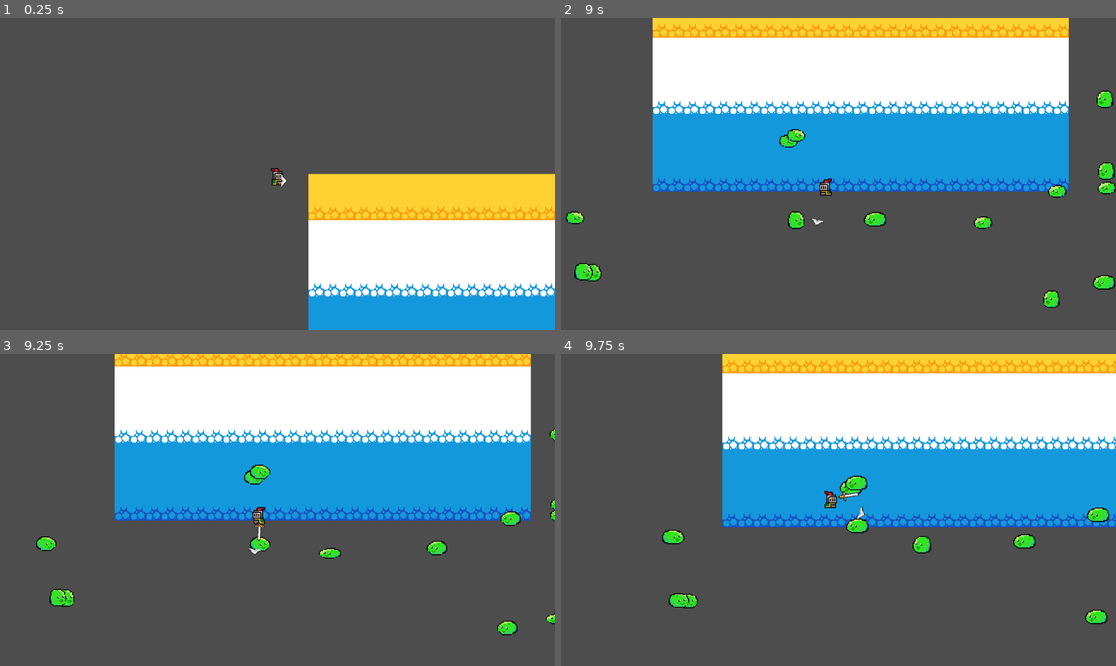
Above: before the commit, frames 1-4 (two rows, left to right).
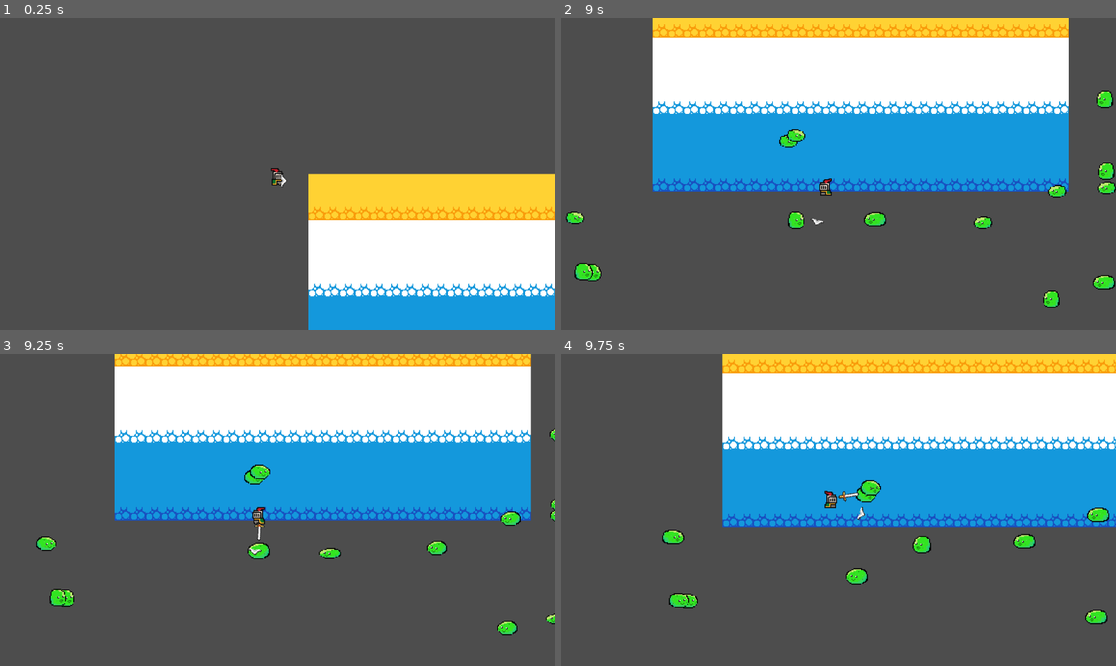
Above: after the commit, the same moments.

Repository: devvfii/godotgame1
Game: Godot game, scene res://scenes/game.tscn
The game is run twice, just before and just after one commit, with the same random seed, the same clock (stepped at 60 frames per second) and the same inputs.
Inputs (mouse positions are in pixels of both pictures, inside the frame that each line leads up to):
- Up to frame 1 (0.25 s): no input
- Up to frame 2 (9 s): tap Enter at 0.5 s; move the mouse to (960, 158) at 0.52 s; hold D (move_right) 0.53-1.28 s; click (960, 158) at 0.6 s; move the mouse to (727, 189) at 1.27 s; hold S (move_down) 1.28-2.03 s; click (727, 189) at 1.35 s; move the mouse to (894, 105) at 2.02 s; hold D (move_right) 2.03-2.78 s; tap Shift (roll) at 2.1, 5.1, 8.1 s; click (894, 105) at 2.3 s; move the mouse to (810, 236) at 2.77 s; hold W (move_up) 2.78-3.53 s; tap T at 2.85, 5.85, 8.85 s; click (810, 236) at 3.05 s; move the mouse to (1005, 220) at 3.52 s; hold A (move_left) 3.53-5.03 s; click (1005, 220) at 3.6 s; move the mouse to (672, 127) at 4.27 s; click (672, 127) at 4.35 s; move the mouse to (866, 174) at 5.02 s; hold S (move_down) 5.03-5.78 s; click (866, 174) at 5.3 s; move the mouse to (755, 96) at 5.77 s; hold D (move_right) 5.78-6.53 s; click (755, 96) at 6.05 s; move the mouse to (960, 158) at 6.52 s; hold W (move_up) 6.53-7.28 s; click (960, 158) at 6.6 s; move the mouse to (727, 189) at 7.27 s; hold D (move_right) 7.28-8.03 s; click (727, 189) at 7.35 s; move the mouse to (894, 105) at 8.02 s; hold S (move_down) 8.03-8.78 s; click (894, 105) at 8.3 s; move the mouse to (810, 236) at 8.77 s; hold A (move_left) from 8.78 s (still down)
- Up to frame 3 (9.25 s): keep holding A (move_left); click (249, 572) at 9.05 s
- Up to frame 4 (9.75 s): move the mouse to (1005, 556) at 9.52 s; release A (move_left) at 9.53 s; hold W (move_up) from 9.53 s (still down); click (1005, 556) at 9.6 s

Frames 1-2 are identical in both runs. In frame 3, 0.2% of the frame differs, in the area x 44-49%, y 58-66%; in frame 4, 0.8%, in the area x 50-58%, y 38-74%.

Commit message:
fixing up file directory and added slime hurt state + knockback

Diff:
--- a/scenes/slime.tscn
+++ b/scenes/enemies/slime.tscn
@@ -1,10 +1,11 @@
-[gd_scene load_steps=34 format=3 uid="uid://bf7x03qaofq1g"]
+[gd_scene load_steps=35 format=3 uid="uid://bf7x03qaofq1g"]
 
 [ext_resource type="Texture2D" uid="uid://0uwdtua7bq88" path="res://assets/enemy/slime-Sheet.png" id="1_sdelf"]
-[ext_resource type="Script" path="res://scripts/slime.gd" id="1_vn1gi"]
-[ext_resource type="Script" path="res://scripts/State Machine.gd" id="3_1cpaf"]
+[ext_resource type="Script" path="res://scripts/enemies/slime.gd" id="1_vn1gi"]
+[ext_resource type="Script" path="res://scripts/states/State Machine.gd" id="3_s3hu5"]
+[ext_resource type="Script" path="res://scripts/states/EnemyFollow.gd" id="4_6ashb"]
 [ext_resource type="PackedScene" uid="uid://c530pr3b3r838" path="res://scenes/utilcomponents/hurt_box.tscn" id="5_0uk7n"]
-[ext_resource type="Script" path="res://scripts/EnemyFollow.gd" id="5_atnl5"]
+[ext_resource type="Script" path="res://scripts/states/EnemyHurt.gd" id="5_m170x"]
 [ext_resource type="PackedScene" uid="uid://cytriikyqsa7y" path="res://scenes/utilcomponents/hit_box.tscn" id="6_w1cxc"]
 [ext_resource type="PackedScene" uid="uid://u8m6dpbdfn7s" path="res://scenes/utilcomponents/health_component.tscn" id="7_4uv5t"]
 
@@ -294,12 +295,17 @@
 }
 
 [node name="State Machine" type="Node" parent="." node_paths=PackedStringArray("initial_state")]
-script = ExtResource("3_1cpaf")
+script = ExtResource("3_s3hu5")
 initial_state = NodePath("Follow")
 
 [node name="Follow" type="Node" parent="State Machine" node_paths=PackedStringArray("enemy")]
-script = ExtResource("5_atnl5")
+script = ExtResource("4_6ashb")
 enemy = NodePath("../..")
+
+[node name="Hurt" type="Node" parent="State Machine" node_paths=PackedStringArray("enemy")]
+script = ExtResource("5_m170x")
+enemy = NodePath("../..")
+move_speed = 120.0
 
 [node name="HurtBox" parent="." node_paths=PackedStringArray("health_component") instance=ExtResource("5_0uk7n")]
 visible = false
@@ -324,7 +330,9 @@
 [node name="HealthComponent" parent="." instance=ExtResource("7_4uv5t")]
 MAX_HEALTH = 100.0
 
-[connection signal="hurt" from="HurtBox" to="." method="_on_hurt_box_hurt"]
+[connection signal="animation_finished" from="AnimationPlayer" to="." method="_on_animation_player_animation_finished"]
+[connection signal="wasHurt" from="HurtBox" to="." method="_on_hurt_box_was_hurt"]
+[connection signal="wasHurt" from="HurtBox" to="State Machine/Hurt" method="_on_hurt_box_was_hurt"]
 
 [editable path="HurtBox"]
 [editable path="HitBox"]
--- a/scenes/game.tscn
+++ b/scenes/game.tscn
@@ -2,9 +2,9 @@
 
 [ext_resource type="PackedScene" uid="uid://dpxo05lypj7we" path="res://scenes/player.tscn" id="1_5orqh"]
 [ext_resource type="Texture2D" uid="uid://bxmb06cntwoal" path="res://assets/sprites/world_tileset.png" id="2_8nmhr"]
-[ext_resource type="PackedScene" uid="uid://bcmho4a03arr6" path="res://scenes/enemy_spawner.tscn" id="4_tnxpw"]
-[ext_resource type="PackedScene" uid="uid://bf7x03qaofq1g" path="res://scenes/slime.tscn" id="4_x4m6i"]
-[ext_resource type="Script" path="res://scripts/spawn_info.gd" id="5_4702y"]
+[ext_resource type="PackedScene" uid="uid://bcmho4a03arr6" path="res://scenes/leveltools/enemy_spawner.tscn" id="4_tnxpw"]
+[ext_resource type="PackedScene" uid="uid://bf7x03qaofq1g" path="res://scenes/enemies/slime.tscn" id="4_x4m6i"]
+[ext_resource type="Script" path="res://scripts/utilcomponents/spawn_info.gd" id="5_4702y"]
 
 [sub_resource type="TileSetAtlasSource" id="TileSetAtlasSource_ykwe8"]
 texture = ExtResource("2_8nmhr")
--- a/scenes/enemy_spawner.tscn
+++ b/scenes/leveltools/enemy_spawner.tscn
@@ -1,6 +1,6 @@
 [gd_scene load_steps=2 format=3 uid="uid://bcmho4a03arr6"]
 
-[ext_resource type="Script" path="res://scripts/enemy_spawner.gd" id="1_mb18x"]
+[ext_resource type="Script" path="res://scripts/leveltools/enemy_spawner.gd" id="1_mb18x"]
 
 [node name="EnemySpawner" type="Node2D"]
 script = ExtResource("1_mb18x")
--- a/scenes/player.tscn
+++ b/scenes/player.tscn
@@ -451,6 +451,5 @@
 [connection signal="timeout" from="Timers/SkillCD" to="." method="_on_skill_cd_timeout"]
 [connection signal="timeout" from="Timers/AttackCD" to="." method="_on_attack_cd_timeout"]
 [connection signal="timeout" from="Timers/DashTimer" to="." method="_on_dash_timer_timeout"]
-[connection signal="hurt" from="HurtBox" to="." method="_on_hurt_box_hurt"]
 
 [editable path="HurtBox"]
--- a/scripts/slime.gd
+++ b/scripts/enemies/slime.gd
@@ -21,6 +21,8 @@
 			animation_player.play("idle")
 		"Follow":
 			animation_player.play("attack")
+		"Hurt":
+			animation_player.play("hurt")
 
 	if velocity.x > 0:
 		animated_sprite_2d.flip_h = false
@@ -30,6 +32,11 @@
 	move_and_slide()
 
 
+func _on_animation_player_animation_finished(anim_name):
+	if anim_name == "hurt":
+		state_machine.on_child_transition(state_machine.current_state, "follow")
 
-func _on_hurt_box_hurt(attack):
+
+func _on_hurt_box_was_hurt(attack):
+	state_machine.on_child_transition(state_machine.current_state, "hurt")
 	health.damage(attack)
--- /dev/null
+++ b/scripts/states/EnemyHurt.gd
@@ -0,0 +1,19 @@
+extends State
+class_name EnemyHurt
+
+@export var enemy: CharacterBody2D
+@export var move_speed := 40.0
+
+var player: CharacterBody2D
+var direction: Vector2
+
+func Enter():
+	state_name = "Hurt"
+	player = get_tree().get_first_node_in_group("player")
+
+func Physics_Update(delta: float):
+	enemy.velocity = enemy.velocity.move_toward(Vector2.ZERO, 4.5)
+
+func _on_hurt_box_was_hurt(attack):
+	direction = attack.direction
+	enemy.velocity = direction.normalized() * move_speed
--- a/scripts/Attack.gd
+++ b/scripts/utilcomponents/Attack.gd
@@ -4,3 +4,4 @@
 var knockback: float
 var position: Vector2
 var direction: Vector2
+var speed: float
--- a/scripts/utilcomponents/hurt_box.gd
+++ b/scripts/utilcomponents/hurt_box.gd
@@ -6,7 +6,7 @@
 @onready var collision = $CollisionShape2D
 @onready var timer = $Timer
 
-signal hurt(attack: Attack)
+signal wasHurt(attack: Attack)
 
 func _on_area_entered(area):
 	if area is HitBox:
@@ -22,8 +22,8 @@
 
 		var attack = Attack.new()
 		attack.basedamage = area.damage
-
-		emit_signal("hurt", attack)
+		attack.direction = Vector2(cos(area.global_position.angle_to_point(global_position)),sin(area.global_position.angle_to_point(global_position)))
+		emit_signal("wasHurt", attack)
 
 func damage(attack: Attack):
 	if health_component:
Renamed: scripts/enemy_spawner.gd -> scripts/leveltools/enemy_spawner.gd
Renamed: scripts/EnemyFollow.gd -> scripts/states/EnemyFollow.gd
Renamed: scripts/EnemyIdle.gd -> scripts/states/EnemyIdle.gd
Renamed: scripts/State Machine.gd -> scripts/states/State Machine.gd
Renamed: scripts/State.gd -> scripts/states/State.gd
Renamed: scripts/spawn_info.gd -> scripts/utilcomponents/spawn_info.gd
Not shown, changed: devlog.docx
